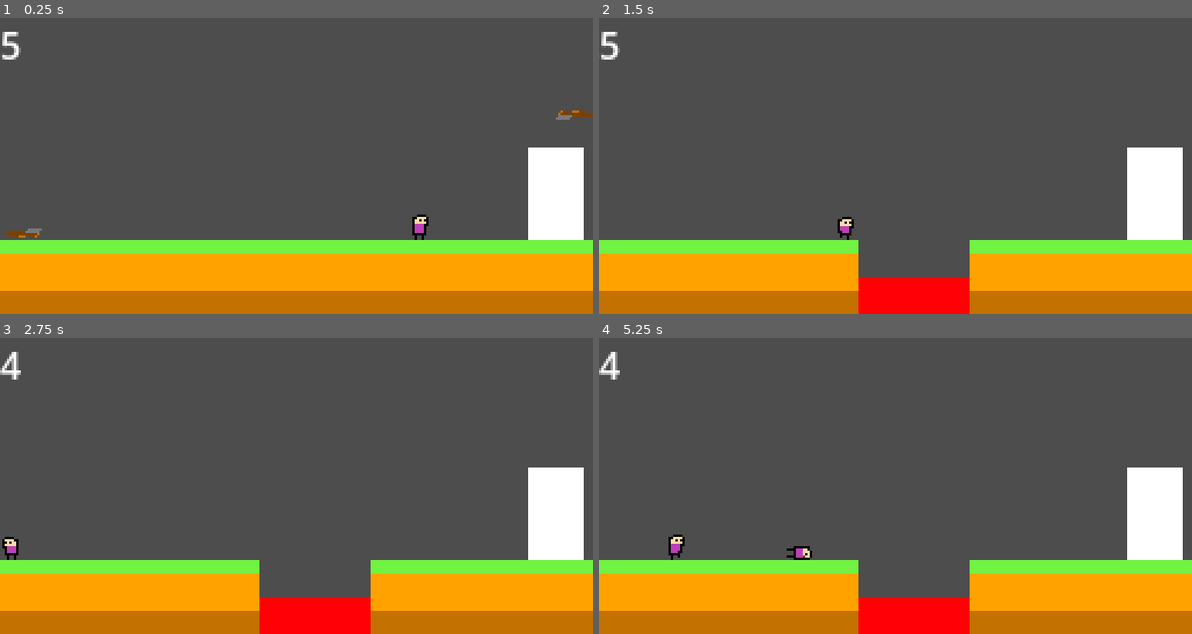
Above: before the commit, frames 1-4 (two rows, left to right).
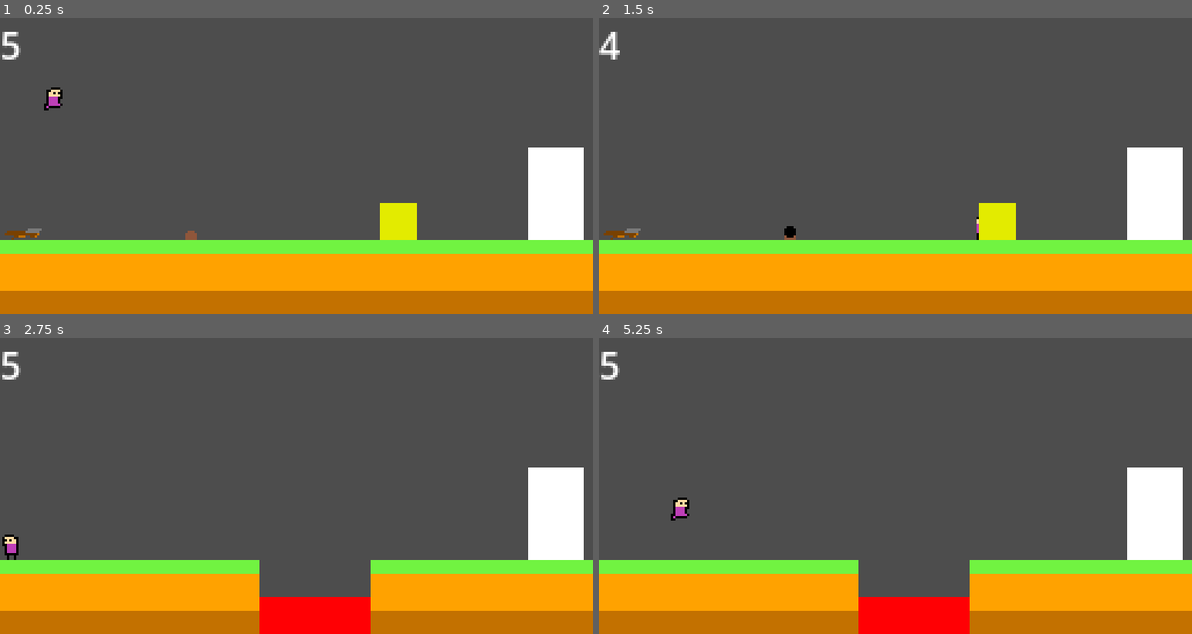
Above: after the commit, the same moments.

Repository: KeichiTS/Go-Godot-Jam-4
Game: Godot game, scene res://scenes/Levels/level_1.tscn
The game is run twice, just before and just after one commit, with the same random seed, the same clock (stepped at 60 frames per second) and the same inputs.
Inputs:
- Up to frame 1 (0.25 s): no input
- Up to frame 2 (1.5 s): hold Right (ui_right) from 0.53 s (still down); tap E (carrying) at 0.6, 1.35 s
- Up to frame 3 (2.75 s): release Right (ui_right) at 2.03 s; hold Left (ui_left) from 2.03 s (still down); tap E (carrying) at 2.1 s
- Up to frame 4 (5.25 s): release Left (ui_left) at 2.78 s; hold Right (ui_right) 2.78-4.28 s; tap E (carrying) every 0.75 s from 2.85 to 5.1 s; tap R (restart) at 4.15 s; hold Left (ui_left) 4.28-5.03 s; tap Ctrl (restart_level, bound only after the commit) at 4.9 s; hold Right (ui_right) from 5.03 s (still down)

The runs differ from the first frame. In frame 1, 1.3% of the frame differs, in the area x 7-100%, y 23-75%; in frame 2, 6.1%, in the area x 0-71%, y 4-100%; in frame 3, 0.3%; in frame 4, 0.7%.

Commit message:
Altar

Diff:
--- a/project.godot
+++ b/project.godot
@@ -61,6 +61,11 @@
 "events": [Object(InputEventKey,"resource_local_to_scene":false,"resource_name":"","device":-1,"window_id":0,"alt_pressed":false,"shift_pressed":false,"ctrl_pressed":false,"meta_pressed":false,"pressed":false,"keycode":69,"physical_keycode":0,"key_label":0,"unicode":101,"echo":false,"script":null)
 ]
 }
+restart_level={
+"deadzone": 0.5,
+"events": [Object(InputEventKey,"resource_local_to_scene":false,"resource_name":"","device":0,"window_id":0,"alt_pressed":false,"shift_pressed":false,"ctrl_pressed":false,"meta_pressed":false,"pressed":false,"keycode":0,"physical_keycode":4194326,"key_label":0,"unicode":0,"echo":false,"script":null)
+]
+}
 
 [layer_names]
 
--- a/scenes/Levels/level_1.tscn
+++ b/scenes/Levels/level_1.tscn
@@ -1,10 +1,15 @@
-[gd_scene load_steps=6 format=3 uid="uid://bdhpyw4w1iqjm"]
+[gd_scene load_steps=9 format=3 uid="uid://bdhpyw4w1iqjm"]
 
 [ext_resource type="Script" path="res://scripts/test_map.gd" id="1_fccgm"]
 [ext_resource type="PackedScene" uid="uid://bf21ln7hg4oka" path="res://scenes/ground_tile.tscn" id="1_fedyx"]
 [ext_resource type="PackedScene" uid="uid://b08edfre7tjm8" path="res://scenes/player.tscn" id="2_l0gwa"]
 [ext_resource type="PackedScene" uid="uid://b6ic17vdesssu" path="res://scenes/portal.tscn" id="3_fg73g"]
 [ext_resource type="PackedScene" uid="uid://bwnrfj0deacsq" path="res://scenes/arbalest.tscn" id="5_hkuju"]
+[ext_resource type="Script" path="res://scripts/Altar.gd" id="6_csag8"]
+[ext_resource type="PackedScene" uid="uid://dwx257vpuij3e" path="res://scenes/carrying_object.tscn" id="7_cbkwc"]
+
+[sub_resource type="RectangleShape2D" id="RectangleShape2D_qr244"]
+size = Vector2(16, 16)
 
 [node name="Level_1" type="Node"]
 script = ExtResource("1_fccgm")
@@ -14,7 +19,7 @@
 layer_0/tile_data = PackedInt32Array(-1, 0, 2, 65535, 0, 2, 131071, 0, 2, 196607, 0, 2, 262143, 0, 2, 327679, 0, 2, 393 …(1130 unchanged characters)…
 
 [node name="Player" parent="." instance=ExtResource("2_l0gwa")]
-position = Vector2(182, 82)
+position = Vector2(24, -34)
 
 [node name="Portal" parent="." instance=ExtResource("3_fg73g")]
 position = Vector2(240, 76)
@@ -22,7 +27,25 @@
 [node name="Arbalest" parent="." instance=ExtResource("5_hkuju")]
 position = Vector2(10, 93)
 
-[node name="Arbalest2" parent="." instance=ExtResource("5_hkuju")]
-position = Vector2(248, 42)
-scale = Vector2(-1, -1)
-to_the_left = true
+[node name="Altar" type="Area2D" parent="."]
+position = Vector2(172, 88)
+collision_layer = 2
+collision_mask = 13
+script = ExtResource("6_csag8")
+
+[node name="shape" type="CollisionShape2D" parent="Altar"]
+shape = SubResource("RectangleShape2D_qr244")
+
+[node name="sprite" type="ColorRect" parent="Altar"]
+offset_left = -8.0
+offset_top = -8.0
+offset_right = 8.0
+offset_bottom = 8.0
+color = Color(0.890196, 0.921569, 0, 1)
+
+[node name="Carrying_object" parent="." instance=ExtResource("7_cbkwc")]
+position = Vector2(83, 86)
+collision_mask = 28
+
+[connection signal="area_entered" from="Altar" to="Altar" method="_on_area_entered"]
+[connection signal="body_entered" from="Altar" to="Altar" method="_on_body_entered"]
--- a/scenes/bullet.tscn
+++ b/scenes/bullet.tscn
@@ -7,7 +7,6 @@
 radius = 2.23607
 
 [node name="Bullet" type="Area2D"]
-position = Vector2(15, 86)
 collision_layer = 2
 collision_mask = 5
 script = ExtResource("1_0gymy")
--- /dev/null
+++ b/scripts/Altar.gd
@@ -0,0 +1,12 @@
+extends Area2D
+
+var opening = false
+
+func _on_body_entered(body):
+	if body.is_in_group('player') and body.is_holding == true:
+		body.is_holding = true
+		body._holding_status()
+
+	if body.is_in_group('objects'):
+		opening = true
+		body.queue_free()
--- a/scripts/Player.gd
+++ b/scripts/Player.gd
@@ -32,24 +32,8 @@
 	_chance_anim()
 	_die()
 	_restart()
-
-	if can_hold and !is_holding:
-		if Input.is_action_just_pressed('carrying'):
-			is_holding = true
-			$sprite.hide()
-			$carrying_sprite.show()
-
-	if !can_hold and is_holding:
-		if Input.is_action_just_pressed('carrying'):
-			is_holding = false
-			$sprite.show()
-			$carrying_sprite.hide()
-			var obj = object.instantiate()
-			obj.global_position = $".".position
-			get_parent().add_child(obj)
-
-
-
+	_holding_status()
+	_restart_level()
 
 func _move(x):
 	if not is_on_floor():
@@ -109,6 +93,26 @@
 		status = dead
 
 
+func _holding_status():
+	if can_hold and !is_holding:
+		if Input.is_action_just_pressed('carrying'):
+			is_holding = true
+			$sprite.hide()
+			$carrying_sprite.show()
+
+	if !can_hold and is_holding:
+		if Input.is_action_just_pressed('carrying'):
+			is_holding = false
+			$sprite.show()
+			$carrying_sprite.hide()
+			var obj = object.instantiate()
+			obj.global_position = $".".position
+			get_parent().add_child(obj)
+
+
+func _restart_level():
+	if Input.is_action_just_pressed('restart_level'):
+		get_parent().get_tree().reload_current_scene()
 
 func _on_item_detector_body_entered(body):
 	if body.is_in_group('objects') and !is_holding:
